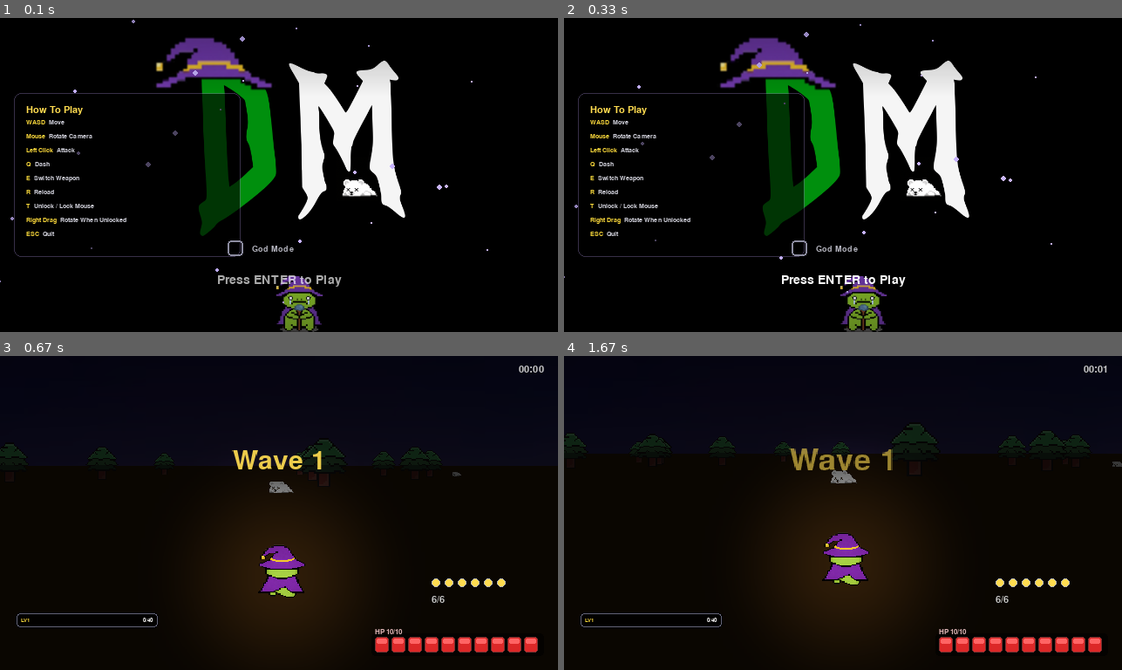
Above: before the commit, frames 1-4 (two rows, left to right).
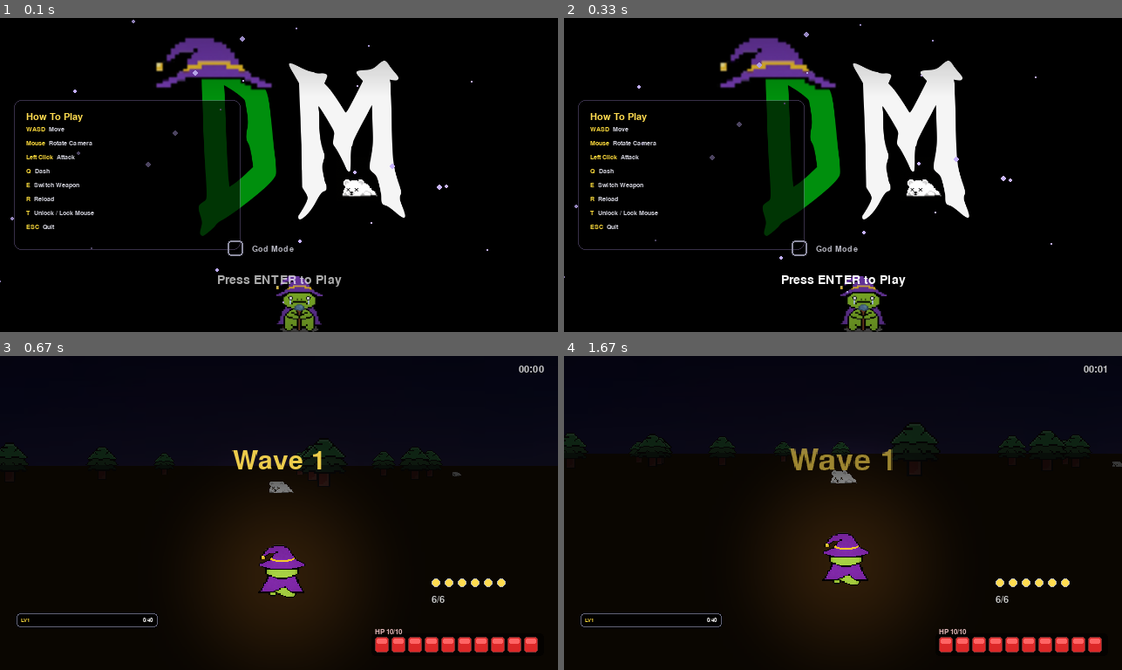
Above: after the commit, the same moments.

Repository: jezar3/DinoMancer
Game: pygame game, started from 1.py
Two runs of this game, one before a commit and one after it. Both use one fixed random seed, a clock stepped at 60 frames per second and the inputs below.
Inputs (mouse positions are in pixels of both pictures, inside the frame that each line leads up to):
- Up to frame 1 (0.1 s): no input
- Up to frame 2 (0.33 s): no input
- Up to frame 3 (0.67 s): tap Enter at 0.33 s
- Up to frame 4 (1.67 s): hold D 0.67-1.13 s; move the mouse to (843, 531) at 0.7 s; hold W 1.17-1.47 s; move the mouse to (898, 582) at 1.2 s; hold D from 1.5 s (still down); move the mouse to (670, 465) at 1.53 s

The runs differ from the first frame. In frame 1, 2.3% of the frame differs, in the area x 2-44%, y 23-77%; in frame 2, 2.3%; in frame 3, nothing differs; in frame 4, nothing differs.

Commit message:
Some minor changes

Diff:
--- a/1.py
+++ b/1.py
@@ -98,7 +98,6 @@
         ("E", "Switch Weapon"),
         ("R", "Reload"),
         ("T", "Unlock / Lock Mouse"),
-        ("Right Drag", "Rotate When Unlocked"),
         ("ESC", "Quit"),
     ]
 
